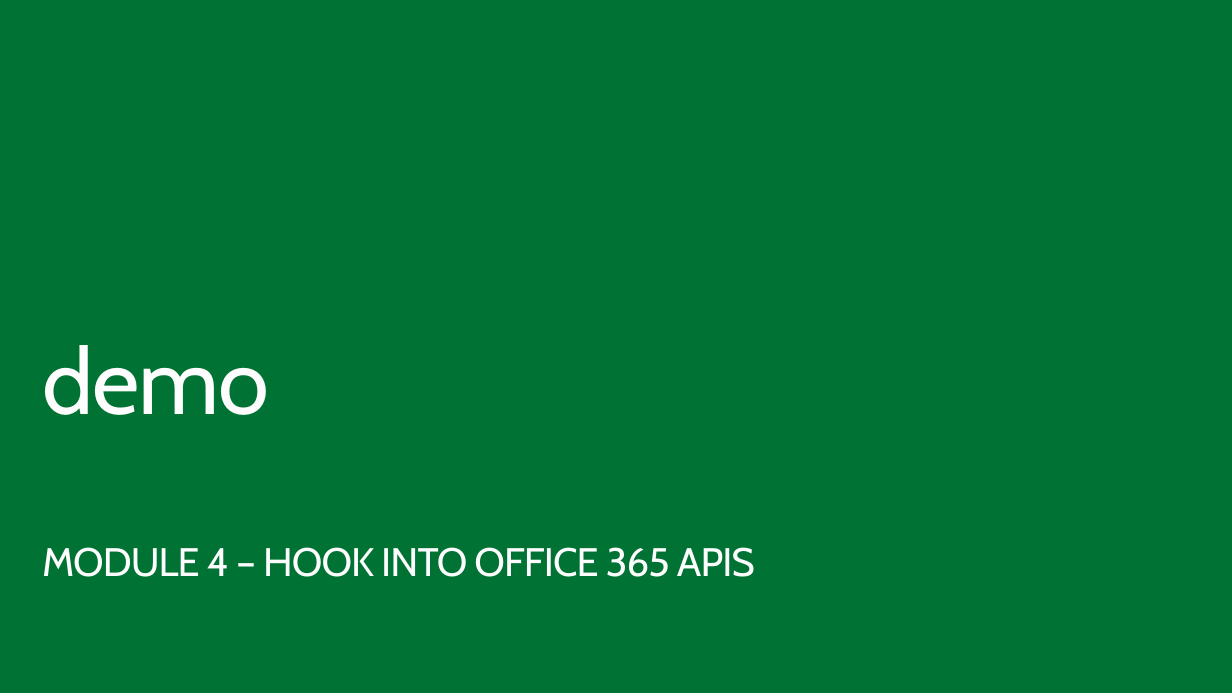
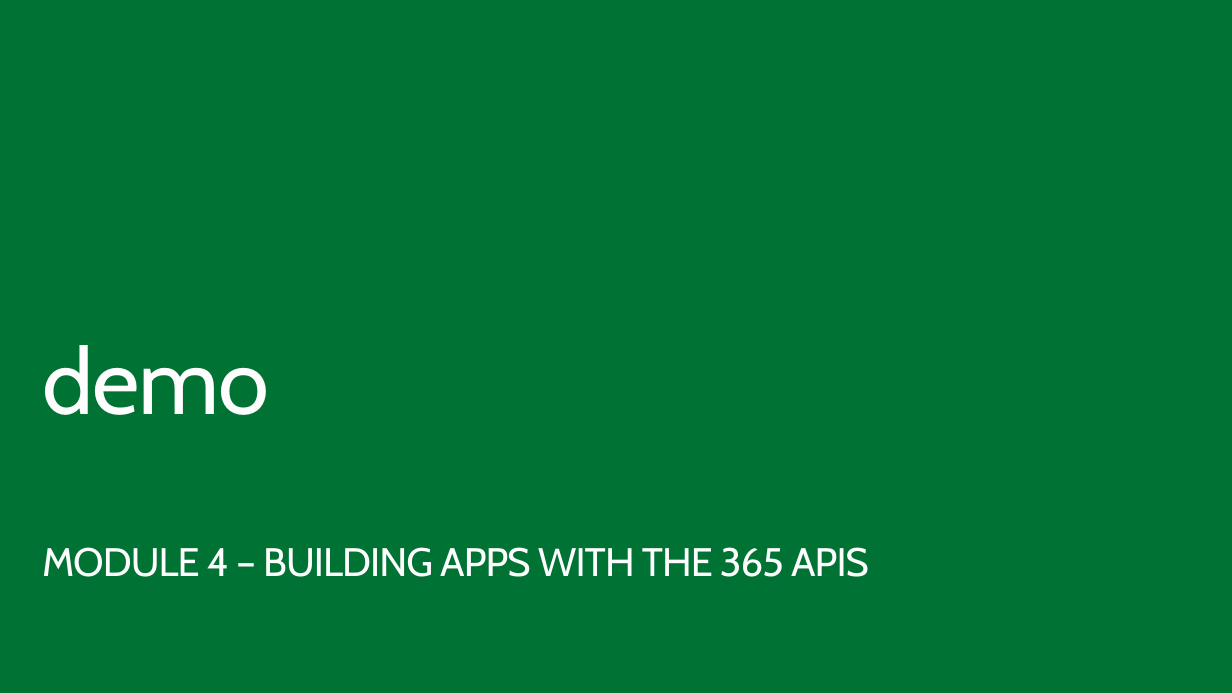
Before and after one commit to stinethebean/O365CampDTW, a slide deck: slide 29 of 01.Introduction to the Day/Introduction to the Day.pptx. Drawn at 1232x693 pixels with LibreOffice and Linux fonts; fonts in the diff are those of the drawing. Boxes give left, top, right and bottom in pixels: in the first picture for what was removed or moved away, otherwise in the second. Text is boxed around its words. In the diff, an @@ line names an element or a change of style, - is before the commit and + after.

```diff
--- a/01.Introduction to the Day/Introduction to the Day.pptx
+++ b/01.Introduction to the Day/Introduction to the Day.pptx
@@ subtitle at [42,547,869,577]: text changed @@
-MODULE 4 – HOOK INTO OFFICE 365 APIS
+MODULE 4 – BUILDING APPS WITH THE 365 APIS
```
Also in this commit, not shown: 7 other slides changed, 14 other files.
